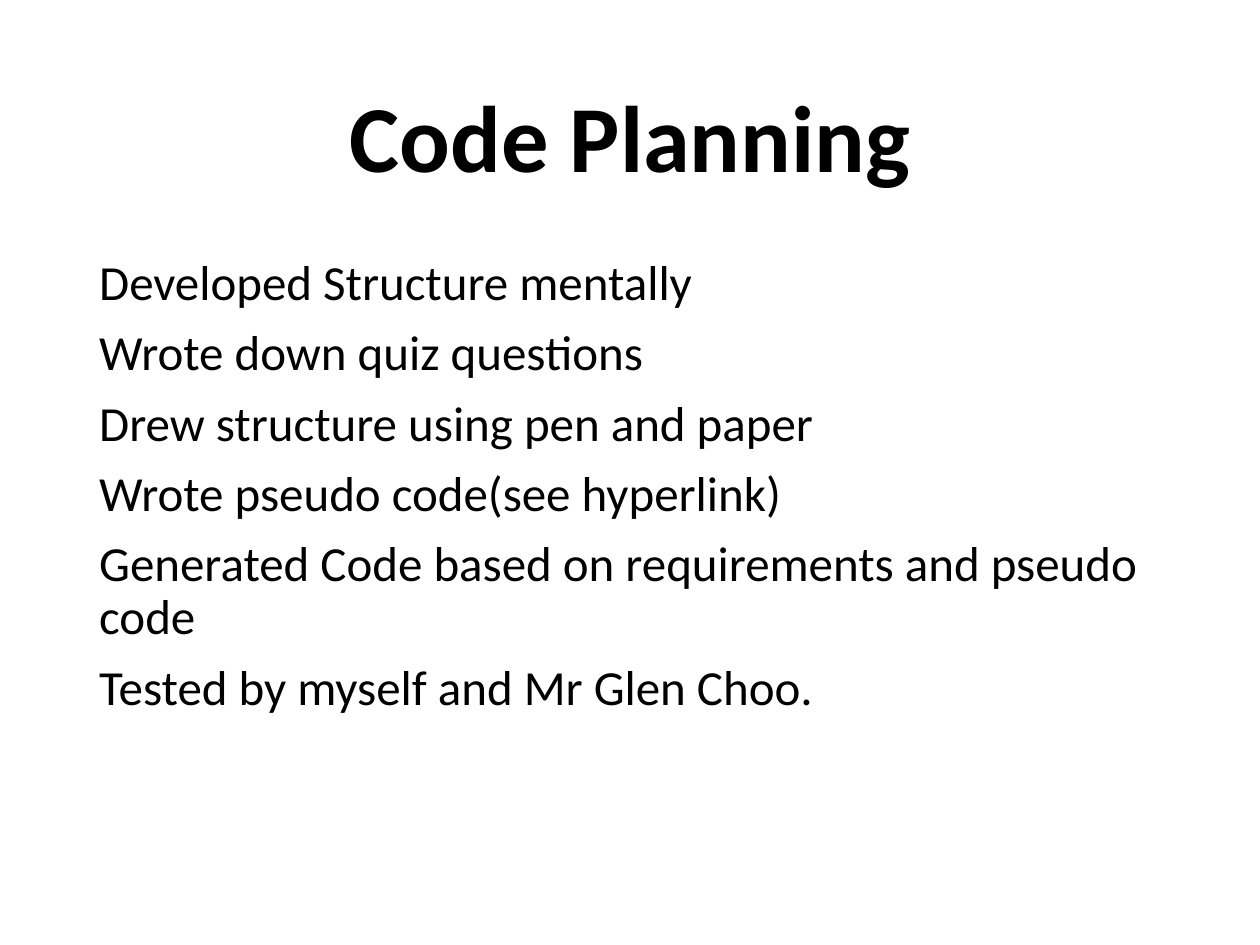
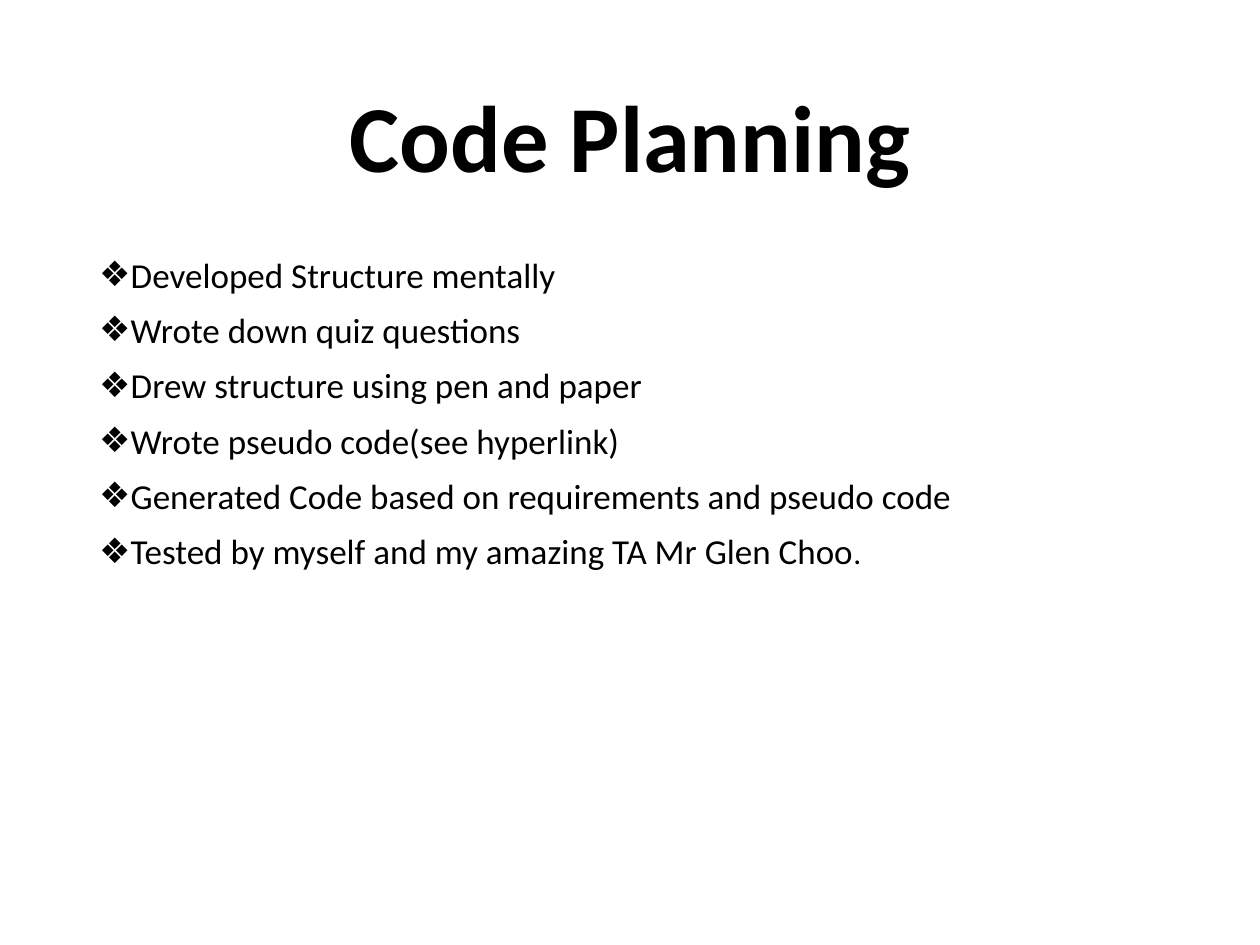
Before and after one commit to shamim1987/projectOne, a slide deck: slide 4 of quiz/presentation/Project One.pptx. Drawn at 1260x945 pixels with LibreOffice and Linux fonts; fonts in the diff are those of the drawing. Boxes give left, top, right and bottom in pixels: in the first picture for what was removed or moved away, otherwise in the second. Text is boxed around its words. In the diff, an @@ line names an element or a change of style, - is before the commit and + after.

```diff
--- a/quiz/presentation/Project One.pptx
+++ b/quiz/presentation/Project One.pptx
@@ text at bbox=[131, 263, 951, 515]: size 28 to 20 pt in "Developed Structure mentally", "Wrote down quiz questions", "Drew structure using pen and paper", "Wrote pseudo code(see hyperlink)" and 1 more places; bullet none to ❖ @@
@@ text at bbox=[131, 539, 853, 570]: text changed; size 28 to 20 pt @@
-Tested by myself and Mr Glen Choo.
+❖ Tested by myself and my amazing TA Mr Glen Choo.
```
Also in this commit, not shown: 4 other slides changed, 7 slides added, 1 slide removed, 1 other file.
